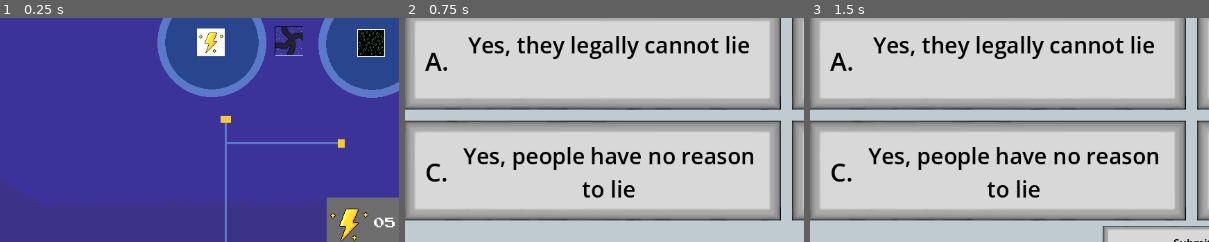
Above: before the commit, frames 1-3 (left to right).
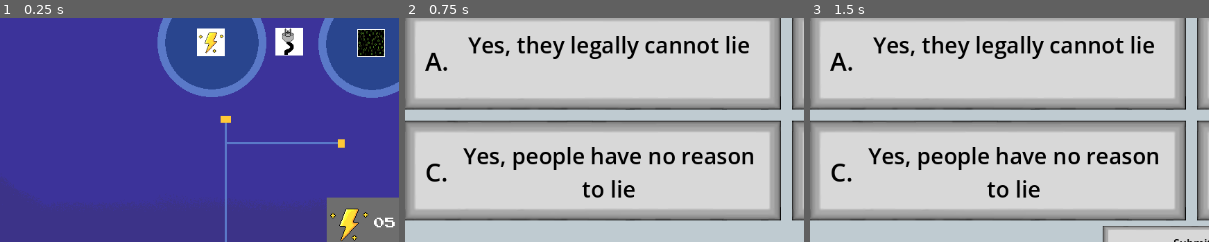
Above: after the commit, the same moments.

Repository: CalebJoines/Computer-Castle
Game: Godot game, scene res://Scenes/resource_picker.tscn
Two runs of this game, one before a commit and one after it. Both use one fixed random seed, a clock stepped at 60 frames per second and the inputs below.
Inputs (mouse positions are % of the whole screen's width and height, from its top left):
- Up to frame 1 (0.25 s): no input
- Up to frame 2 (0.75 s): tap Enter at 0.5 s; drag from (29, 51) to (69, 52) at 0.52 s
- Up to frame 3 (1.5 s): tap Space at 1.25 s; drag from (26, 55) to (74, 55) at 1.27 s
The pictures show only the part of the screen within x 2-52%, y 46-96%; the shares and areas given below are measured in that part.

The runs differ from the first frame. In frame 1, 0.9% of the frame differs, in the area x 68-76%, y 3-17%; in frame 2, nothing differs; in frame 3, nothing differs.

Commit message:
switched a sprite on resource picker

Diff:
--- a/computer-castle-/Scenes/resource_picker.tscn
+++ b/computer-castle-/Scenes/resource_picker.tscn
@@ -5,7 +5,7 @@
 [ext_resource type="Texture2D" uid="uid://b23cno7sihbm1" path="res://Sprites/ResourceSprites/Energy.png" id="3_8usdw"]
 [ext_resource type="Texture2D" uid="uid://c5tbksqfq33g4" path="res://Sprites/ResourceSprites/Data.png" id="4_7857q"]
 [ext_resource type="Texture2D" uid="uid://bekw3fgtjbpjh" path="res://Sprites/ResourceSprites/ai_cores.png" id="5_sqw27"]
-[ext_resource type="Texture2D" uid="uid://okhm37mfcopt" path="res://Sprites/ResourceSprites/circuits.png" id="6_sqw27"]
+[ext_resource type="Texture2D" uid="uid://crtdr2frnms0k" path="res://Sprites/ResourceSprites/circuit-export.png" id="6_6okmw"]
 [ext_resource type="Texture2D" uid="uid://b78lay1d02mx5" path="res://Sprites/ResourceSprites/Bandwidth.png" id="7_6okmw"]
 [ext_resource type="PackedScene" uid="uid://cw0ib1cqjj7p" path="res://Scenes/Resource_Counters.tscn" id="8_6okmw"]
 
@@ -78,7 +78,7 @@
 [node name="Sprite2D" type="Sprite2D" parent="ClickableBoxes/Cables" unique_id=634485076]
 position = Vector2(19.999996, 19.000002)
 scale = Vector2(0.6406249, 0.6406249)
-texture = ExtResource("6_sqw27")
+texture = ExtResource("6_6okmw")
 
 [node name="Cables3" parent="ClickableBoxes" unique_id=1346519469 instance=ExtResource("2_ywnrd")]
 position = Vector2(83, -13)
